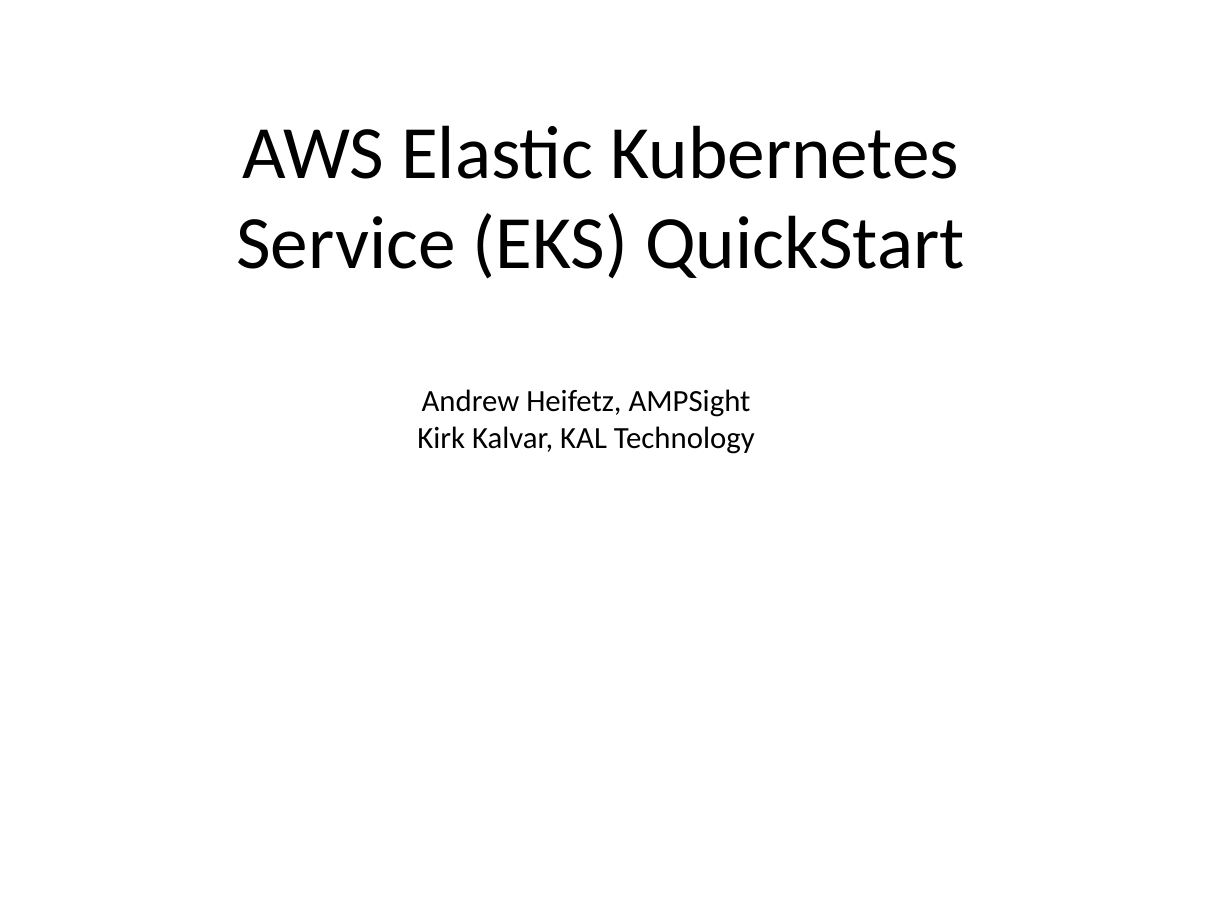
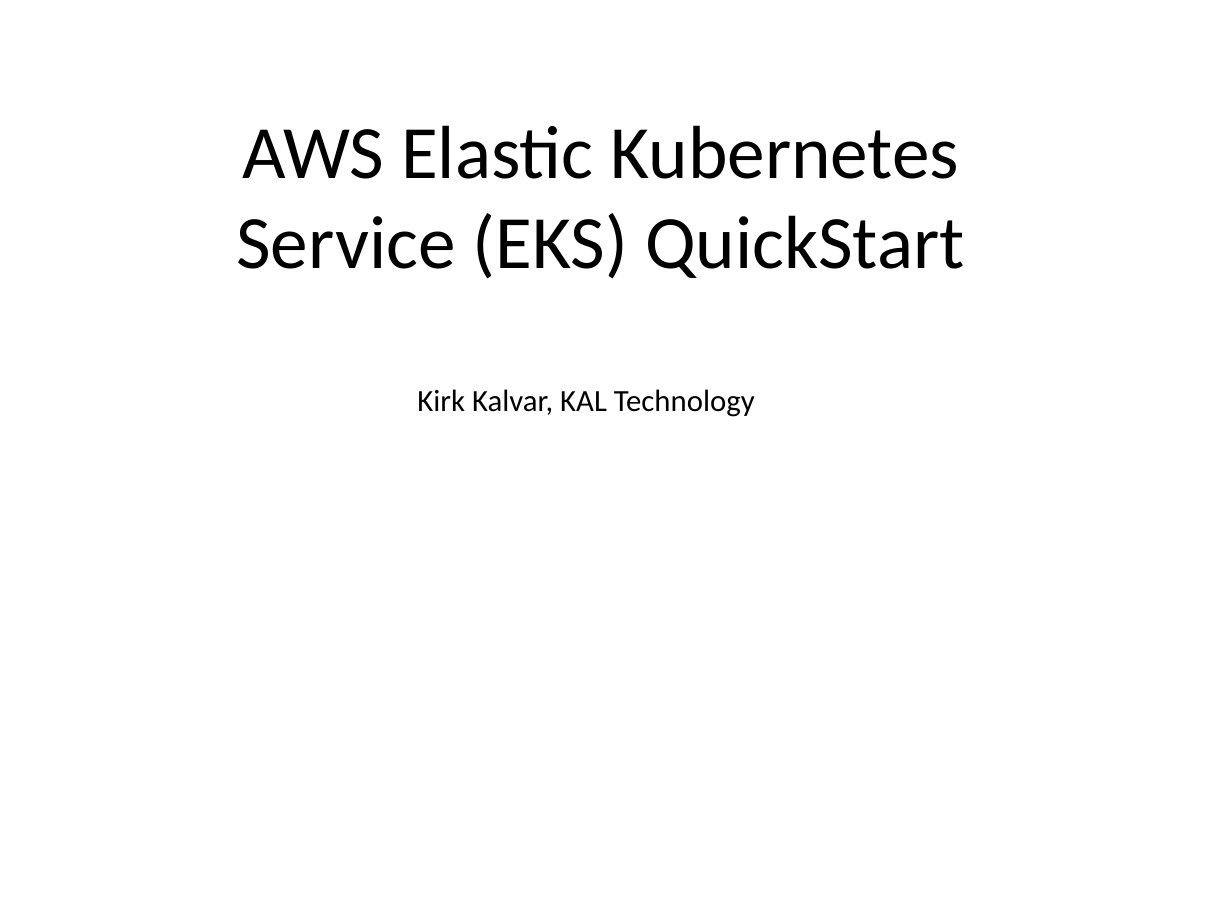
Before and after one commit to kskalvar/aws-eks-cluster-quickstart, a slide deck: slide 1 of slides/AWS-EKS-Cluster-Quickstart.pptx. Drawn at 1232x924 pixels with LibreOffice and Linux fonts; fonts in the diff are those of the drawing; background and template pictures are left out. Boxes give left, top, right and bottom in pixels: in the first picture for what was removed or moved away, otherwise in the second. Text is boxed around its words. In the diff, an @@ line names an element or a change of style, - is before the commit and + after.

Commit message:
Update Slides

```diff
--- a/slides/AWS-EKS-Cluster-Quickstart.pptx
+++ b/slides/AWS-EKS-Cluster-Quickstart.pptx
@@ text at bbox=[422, 389, 751, 417]: paragraph removed @@
-Andrew Heifetz, AMPSight
```
